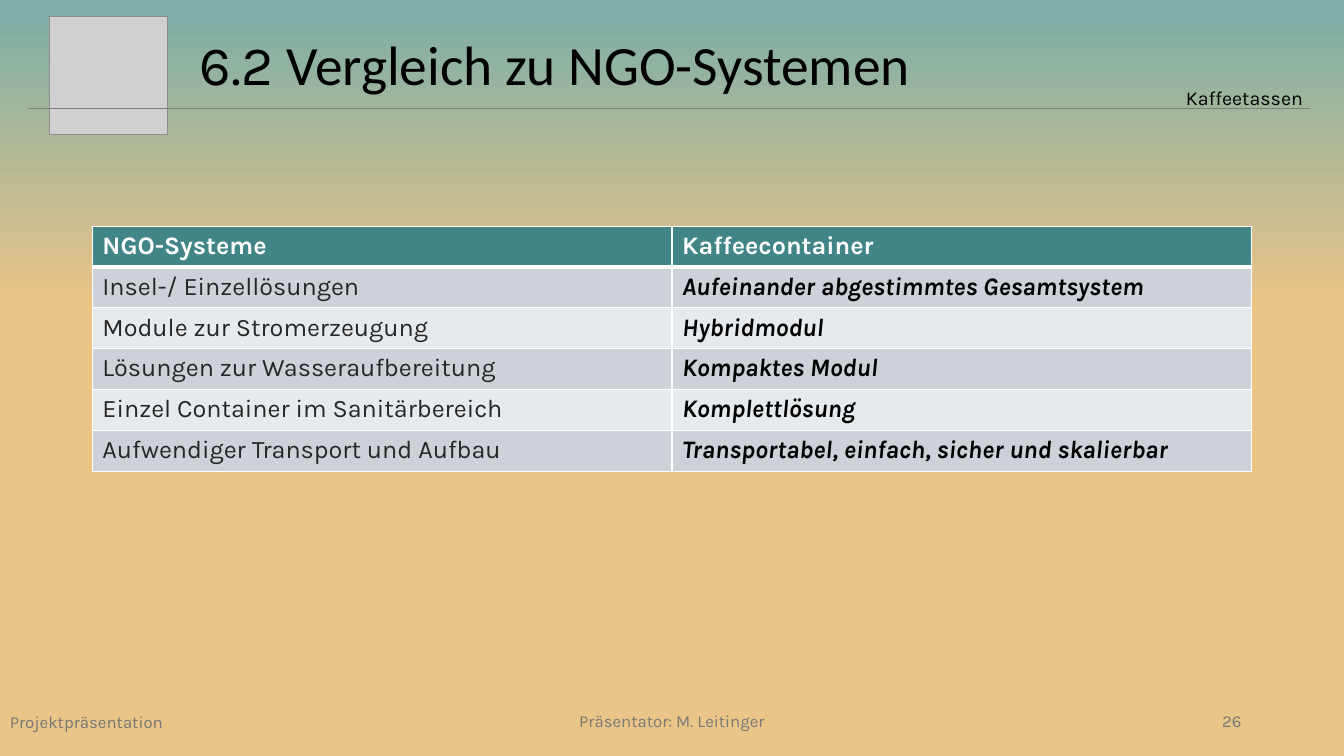
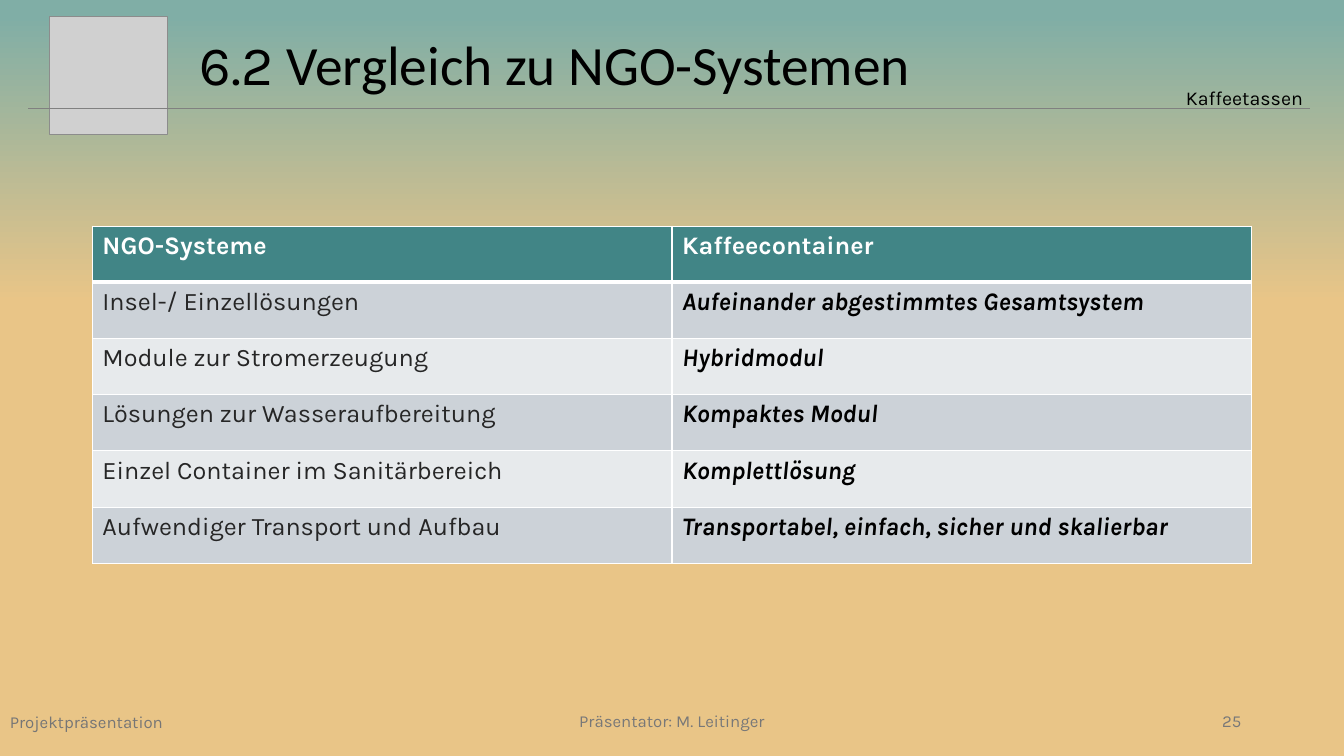
Before and after one commit to Beatlex/KaffeeContainer, a slide deck: slide 25 of Projektpräsentation/Powerpoint/Projektpräsentation V8m.pptx (slide 26 before the commit). Drawn at 1344x756 pixels with LibreOffice and Linux fonts; fonts in the diff are those of the drawing; grey boxes stand for pictures. Boxes give left, top, right and bottom in pixels: in the first picture for what was removed or moved away, otherwise in the second. Text is boxed around its words. In the diff, an @@ line names an element or a change of style, - is before the commit and + after.

```diff
--- a/Projektpräsentation/Powerpoint/Projektpräsentation V8m.pptx
+++ b/Projektpräsentation/Powerpoint/Projektpräsentation V8m.pptx
@@ table: place and size @@
-table at (93, 226, 1252, 471)
+table at (93, 226, 1252, 564)
@@ page number at (1222, 716, 1241, 727): text changed @@
-26
+25
```
Also in this commit, not shown: 8 other slides changed, 2 slides removed.
